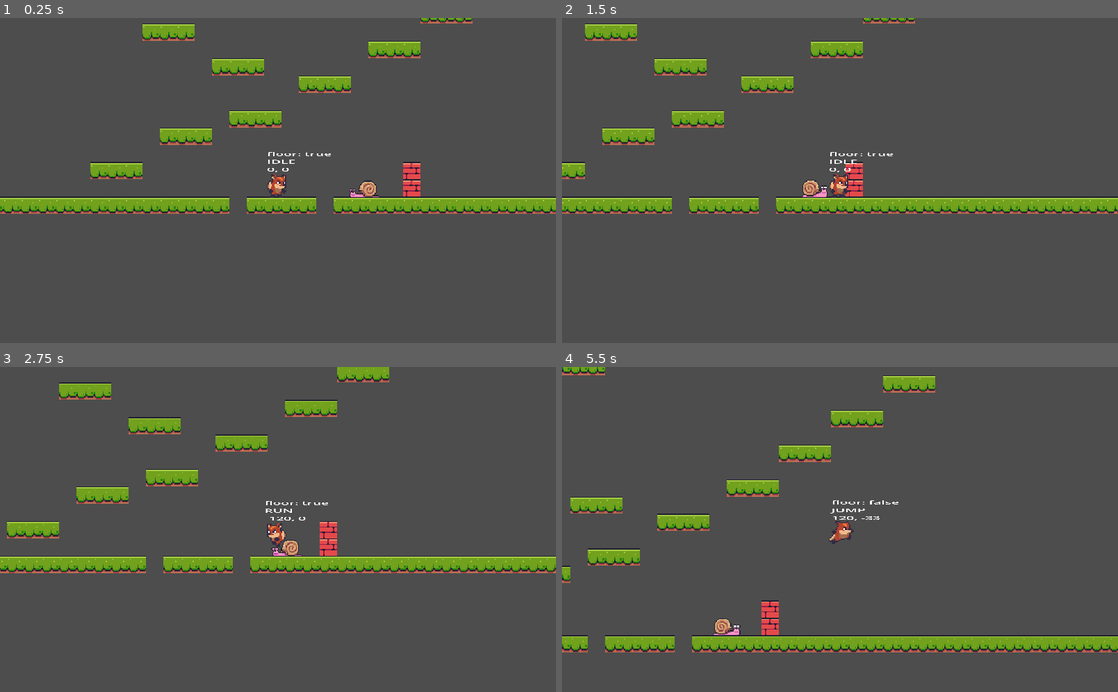
Above: before the commit, frames 1-4 (two rows, left to right).
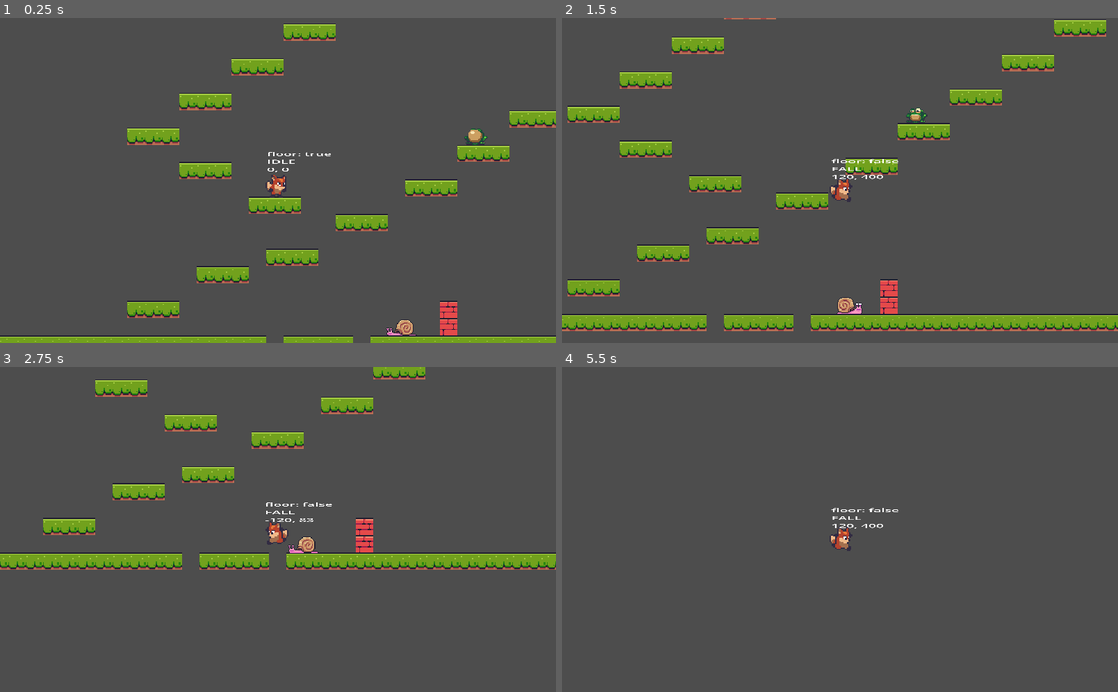
Above: after the commit, the same moments.

Repository: bluewind109/Foxy-Antics
Game: Godot game, scene res://level_base/level_base.tscn
Two runs of this game, one before a commit and one after it. Both use one fixed random seed, a clock stepped at 60 frames per second and the inputs below. The project has no main scene, so this scene is started directly.
Inputs:
- Up to frame 1 (0.25 s): no input
- Up to frame 2 (1.5 s): hold Right (right) from 0.53 s (still down); tap Space (jump) at 0.6, 0.77, 1.07, 1.35 s
- Up to frame 3 (2.75 s): tap Space (jump) at 1.52, 1.82, 2.1 s; release Right (right) at 2.03 s; hold Left (left) from 2.03 s (still down)
- Up to frame 4 (5.5 s): release Left (left) at 2.78 s; hold Right (right) 2.78-4.28 s; tap Space (jump) at 2.85, 3.02, 3.32, 3.6, 3.77, 4.07, 4.35, 4.52, 4.82, 5.1 s; hold Left (left) 4.28-5.03 s; hold Right (right) from 5.03 s (still down)

The runs differ from the first frame. In frame 1, 17% of the frame differs, in the area x 0-100%, y 0-100%; in frame 2, 21%, in the area x 0-100%, y 0-97%; in frame 3, 12%; in frame 4, 9.7%.

Commit message:
Add frog enemy and its movement

Diff:
--- /dev/null
+++ b/enemy/frog/frog.gd
@@ -0,0 +1,77 @@
+extends EnemyBase
+
+@onready var animated_sprite_2d = $AnimatedSprite2D
+@onready var jump_timer = $JumpTimer
+
+const JUMP_VELOCITY: Vector2 = Vector2(100, -150)
+const JUMP_WAIT_RANGE: Vector2 = Vector2(2.5, 5.0)
+
+var _jump: bool = false
+var _seen_player: bool = false
+
+
+func _ready():
+	super._ready()
+	start_timer()
+
+
+func _physics_process(delta):
+	super._physics_process(delta)
+
+	if (is_on_floor() == false):
+		velocity.y += _gravity * delta
+	else:
+		velocity.x = 0
+		animated_sprite_2d.play("idle")
+
+	apply_jump()
+	move_and_slide()
+	flip_me()
+
+func start_timer() -> void:
+	jump_timer.wait_time = randf_range(
+		JUMP_WAIT_RANGE.x, JUMP_WAIT_RANGE.y
+	)
+	jump_timer.start()
+
+func apply_jump() -> void:
+	if (is_on_floor() == false):
+		return
+
+	if (
+		_seen_player == false
+		or
+		_jump == false
+	):
+		return
+
+	velocity = JUMP_VELOCITY
+
+	if (animated_sprite_2d.flip_h == false):
+		velocity.x = velocity.x * -1
+
+	_jump = false
+	animated_sprite_2d.play("jump")
+	start_timer()
+
+func flip_me() -> void:
+	if (is_on_floor() == false): return
+
+	if(
+		_player_ref.global_position.x > global_position.x
+		and
+		animated_sprite_2d.flip_h == false
+	):
+		animated_sprite_2d.flip_h = true
+	elif(
+		_player_ref.global_position.x < global_position.x
+		and
+		animated_sprite_2d.flip_h == true
+	):
+		animated_sprite_2d.flip_h = false
+
+func _on_jump_timer_timeout():
+	_jump = true
+
+func _on_visible_on_screen_notifier_2d_screen_entered():
+	_seen_player = true
--- /dev/null
+++ b/enemy/frog/frog.tscn
@@ -0,0 +1,87 @@
+[gd_scene load_steps=13 format=3 uid="uid://b6v0ceryvhnvj"]
+
+[ext_resource type="PackedScene" uid="uid://cjk8xyww4jayk" path="res://enemy/enemy_base/enemy_base.tscn" id="1_y5dgx"]
+[ext_resource type="Script" path="res://enemy/frog/frog.gd" id="2_hcbs6"]
+[ext_resource type="Texture2D" uid="uid://o26vxhuh054v" path="res://assets/enemies/frog/frog_sheet.png" id="3_rwnjt"]
+
+[sub_resource type="AtlasTexture" id="AtlasTexture_qhenv"]
+atlas = ExtResource("3_rwnjt")
+region = Rect2(0, 0, 35, 32)
+
+[sub_resource type="AtlasTexture" id="AtlasTexture_h5yka"]
+atlas = ExtResource("3_rwnjt")
+region = Rect2(35, 0, 35, 32)
+
+[sub_resource type="AtlasTexture" id="AtlasTexture_jbd20"]
+atlas = ExtResource("3_rwnjt")
+region = Rect2(70, 0, 35, 32)
+
+[sub_resource type="AtlasTexture" id="AtlasTexture_inonr"]
+atlas = ExtResource("3_rwnjt")
+region = Rect2(105, 0, 35, 32)
+
+[sub_resource type="AtlasTexture" id="AtlasTexture_0rnw3"]
+atlas = ExtResource("3_rwnjt")
+region = Rect2(140, 0, 35, 32)
+
+[sub_resource type="AtlasTexture" id="AtlasTexture_ywgg2"]
+atlas = ExtResource("3_rwnjt")
+region = Rect2(175, 0, 35, 32)
+
+[sub_resource type="AtlasTexture" id="AtlasTexture_evtu3"]
+atlas = ExtResource("3_rwnjt")
+region = Rect2(210, 0, 35, 32)
+
+[sub_resource type="SpriteFrames" id="SpriteFrames_krkpm"]
+animations = [{
+"frames": [{
+"duration": 1.0,
+"texture": SubResource("AtlasTexture_qhenv")
+}, {
+"duration": 1.0,
+"texture": SubResource("AtlasTexture_h5yka")
+}, {
+"duration": 1.0,
+"texture": SubResource("AtlasTexture_jbd20")
+}, {
+"duration": 1.0,
+"texture": SubResource("AtlasTexture_inonr")
+}, {
+"duration": 3.0,
+"texture": SubResource("AtlasTexture_0rnw3")
+}],
+"loop": true,
+"name": &"idle",
+"speed": 4.0
+}, {
+"frames": [{
+"duration": 1.0,
+"texture": SubResource("AtlasTexture_ywgg2")
+}, {
+"duration": 1.0,
+"texture": SubResource("AtlasTexture_evtu3")
+}],
+"loop": false,
+"name": &"jump",
+"speed": 2.0
+}]
+
+[sub_resource type="RectangleShape2D" id="RectangleShape2D_q2mlk"]
+size = Vector2(16, 12.5)
+
+[node name="Frog" instance=ExtResource("1_y5dgx")]
+script = ExtResource("2_hcbs6")
+
+[node name="AnimatedSprite2D" parent="." index="1"]
+scale = Vector2(0.75, 0.75)
+sprite_frames = SubResource("SpriteFrames_krkpm")
+animation = &"idle"
+autoplay = "idle"
+
+[node name="CollisionShape2D" type="CollisionShape2D" parent="." index="2"]
+position = Vector2(0, 2)
+shape = SubResource("RectangleShape2D_q2mlk")
+
+[node name="JumpTimer" type="Timer" parent="." index="3"]
+
+[connection signal="timeout" from="JumpTimer" to="." method="_on_jump_timer_timeout"]
--- a/level_base/level_base.tscn
+++ b/level_base/level_base.tscn
@@ -1,10 +1,11 @@
-[gd_scene load_steps=8 format=3 uid="uid://cqoeu7pr1xvmm"]
+[gd_scene load_steps=9 format=3 uid="uid://cqoeu7pr1xvmm"]
 
 [ext_resource type="Texture2D" uid="uid://ehxev7ut3l5n" path="res://assets/tiles/Terrain (16x16).png" id="1_2dfj2"]
 [ext_resource type="Script" path="res://level_base/level_base.gd" id="1_5128b"]
 [ext_resource type="PackedScene" uid="uid://bvtndiildrdct" path="res://player_camera/player_camera.tscn" id="2_mp0i7"]
 [ext_resource type="PackedScene" uid="uid://bfsovpbkbd7p1" path="res://player/player.tscn" id="3_r1jgr"]
 [ext_resource type="PackedScene" uid="uid://b587jxlxycvr8" path="res://enemy/snail/snail.tscn" id="5_l3ur3"]
+[ext_resource type="PackedScene" uid="uid://b6v0ceryvhnvj" path="res://enemy/frog/frog.tscn" id="6_ir205"]
 
 [sub_resource type="TileSetAtlasSource" id="TileSetAtlasSource_ow75y"]
 texture = ExtResource("1_2dfj2")
@@ -543,7 +544,10 @@
 zoom = Vector2(2, 2)
 
 [node name="Player" parent="." instance=ExtResource("3_r1jgr")]
-position = Vector2(317, -50)
+position = Vector2(283, -166)
 
 [node name="Snail" parent="." instance=ExtResource("5_l3ur3")]
 position = Vector2(398, -40)
+
+[node name="Frog" parent="." instance=ExtResource("6_ir205")]
+position = Vector2(466, -213)
--- a/player_camera/player_camera.gd
+++ b/player_camera/player_camera.gd
@@ -3,6 +3,3 @@
 
 func _ready():
 	pass
-
-func _process(delta):
-	pass
